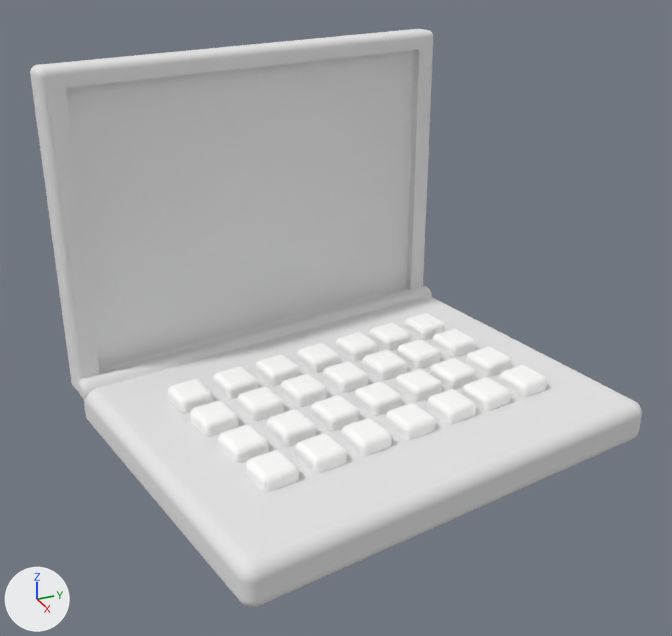
One commit to the OBJ model public/Notebook/notebook.obj: the scene before it, then after it.
Both versions are drawn from a 50 mm camera at (-19.26, 4.82, 9.5) aimed at (-22.96, 6.48, 7.65). Lighting does not change. The marker at lower left points along +X, +Y and +Z. Where no turn or scale is listed for an object, it has been applied to the vertices.

In view in the first picture: '282297_23_05_24_17_32_28_2', 'notebook'.
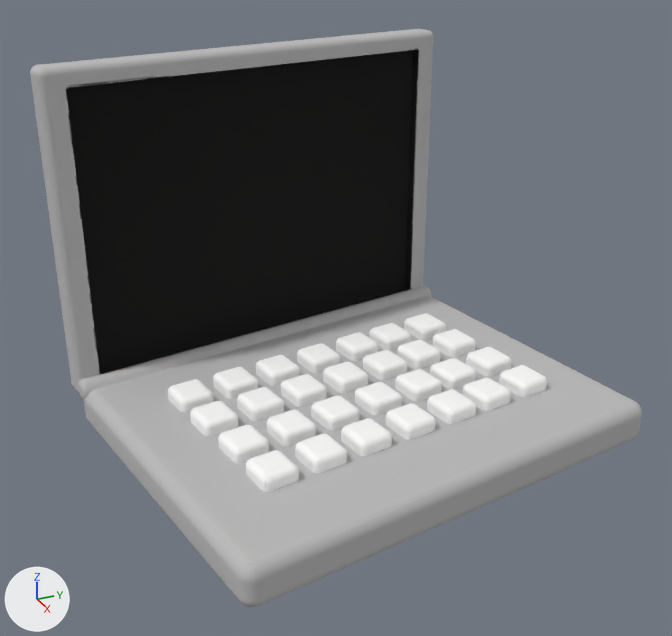
Diff of the bpy script that builds the scene:
```diff
--- a/public/Notebook/notebook.obj.py
+++ b/public/Notebook/notebook.obj.py
@@ img_282297_23_05_24_17_32_28_1_color_png @@
+img_282297_23_05_24_17_32_28_1_color_png = load_image('282297_23_05_24_17_32_28_1_color.png', '282297_23_05_24_17_32_28_1_color.png', 2048, 2048, 'sRGB')
@@ mat_282297_23_05_24_17_32_28_1 @@
+mat_282297_23_05_24_17_32_28_1 = principled_material('282297_23_05_24_17_32_28_1')
+mat_282297_23_05_24_17_32_28_1.texture = img_282297_23_05_24_17_32_28_1_color_png
+mat_282297_23_05_24_17_32_28_1.roughness = 1.0
@@ me_notebook @@
 me_notebook.from_pydata(...)  # 4001 vertices, 7998 faces; spans x -24.15..-21.91, y 5.32..7.86, z 6.99..8.79
-me_notebook.materials.append(mat_notebook)  # white #e7e7e7
+me_notebook.materials.append(mat_282297_23_05_24_17_32_28_1)  # picture img_282297_23_05_24_17_32_28_1_color_png
```

Where the change shows, as pixel boxes (x1, y1, x2, y2) in the pictures (672 x 636 px):
'notebook', recoloured
    both: (30, 29, 642, 607)
